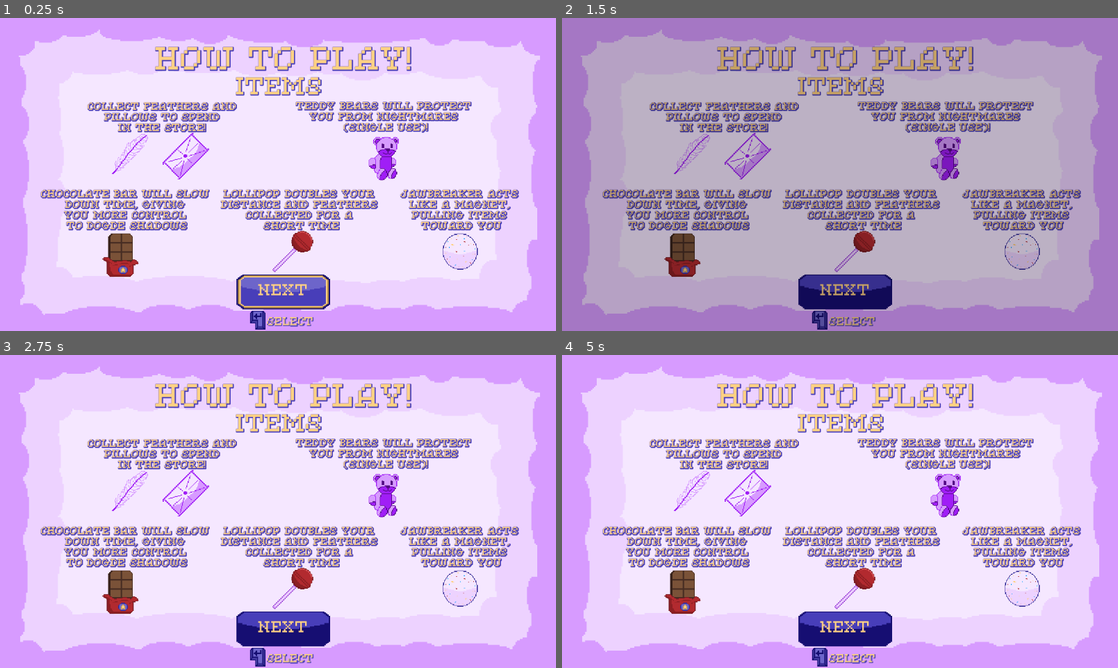
Above: before the commit, frames 1-4 (two rows, left to right).
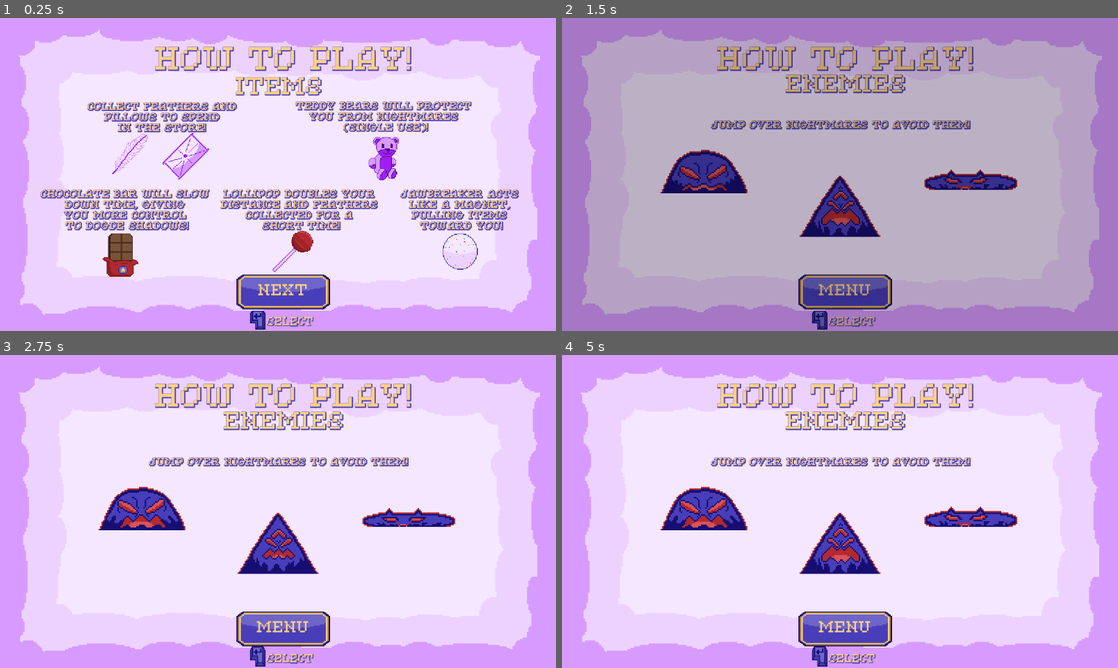
Above: after the commit, the same moments.

Repository: jacio-m/DreamRunner
Game: Godot game, scene res://HUD/Tutorial/tutorial2.tscn
Same seed, same stepped clock (60 frames per second), same inputs: the game is played once before the commit and once after it. This scene is started directly instead of the project's main scene. Sound files missing from this copy of the repository are replaced by a short silence.
Inputs:
- Up to frame 1 (0.25 s): no input
- Up to frame 2 (1.5 s): tap Enter (ui_accept) at 0.5, 0.77 s; hold Right (ui_right) from 0.53 s (still down)
- Up to frame 3 (2.75 s): tap Up (ui_up) at 1.52 s; release Right (ui_right) at 2.03 s; hold Left (ui_left) from 2.03 s (still down)
- Up to frame 4 (5 s): release Left (ui_left) at 2.78 s; hold Right (ui_right) 2.78-4.28 s; tap Up (ui_up) at 3.02, 3.77, 4.52 s; hold Left (ui_left) from 4.28 s (still down)

The runs differ from the first frame. In frame 1, 1.0% of the frame differs, in the area x 11-91%, y 64-68%; in frame 2, 18%; in frame 3, 18%; in frame 4, 18%, in the area x 7-94%, y 18-100%.

Commit message:
Demo 0.5V + Final Tweaks
Current 0.5V demo build. Made final visual tweaks to the shop and tutorial screens. Also added all item types to the generate_items().

Diff:
--- a/HUD/Tutorial/tutorial2.gd
+++ b/HUD/Tutorial/tutorial2.gd
@@ -3,6 +3,7 @@
 func _ready():
 	$BackButton.grab_focus()
 	$BackButton.pressed.connect(next)
+	$ConfirmLabel/EnterKey.play()
 
 func next():
 	MusicManager.play_SFX("res://Sounds/entersound.ogg")
--- a/HUD/Tutorial/tutorial2.tscn
+++ b/HUD/Tutorial/tutorial2.tscn
@@ -95,7 +95,7 @@
 text = "JAWBREAKER ACTS
 LIKE A MAGNET,
 PULLING ITEMS
-TOWARD YOU"
+TOWARD YOU!"
 horizontal_alignment = 1
 
 [node name="Text7" type="Label" parent="."]
@@ -115,7 +115,7 @@
 text = "LOLLIPOP DOUBLES YOUR
 DISTANCE AND FEATHERS
 COLLECTED FOR A
-SHORT TIME"
+SHORT TIME!"
 horizontal_alignment = 1
 
 [node name="Text6" type="Label" parent="."]
@@ -135,7 +135,7 @@
 text = "CHOCOLATE BAR WILL SLOW
 DOWN TIME, GIVING
 YOU MORE CONTROL
-TO DOGDE SHADOWS"
+TO DOGDE SHADOWS!"
 horizontal_alignment = 1
 
 [node name="Text4" type="Label" parent="."]
--- a/HUD/Tutorial/tutorial3.gd
+++ b/HUD/Tutorial/tutorial3.gd
@@ -4,6 +4,7 @@
 	$ShadowIdle.play()
 	$ShadowSpike.play()
 	$ShadowKitty.play()
+	$ConfirmLabel/EnterKey.play()
 	$BackButton.grab_focus()
 	$BackButton.pressed.connect(main_menu)
 
--- a/HUD/Tutorial/tutorial3.tscn
+++ b/HUD/Tutorial/tutorial3.tscn
@@ -9,6 +9,7 @@
 [ext_resource type="Texture2D" uid="uid://c83ieknepnjjf" path="res://HUD/Sprites/button_pressed.png" id="6_l6xut"]
 [ext_resource type="Texture2D" uid="uid://dr4fjb7r0dc2m" path="res://HUD/Sprites/button_idle.png" id="7_kj11r"]
 [ext_resource type="Texture2D" uid="uid://dawwcfftmwy6q" path="res://HUD/Sprites/enter_key1.png" id="8_bgn2j"]
+[ext_resource type="Texture2D" uid="uid://b421tfqxeu1nq" path="res://HUD/Sprites/enter_key2.png" id="9_mn821"]
 [ext_resource type="Texture2D" uid="uid://bilvcwxdwsnon" path="res://Enemies/Shadows Sprites/shadow_spike1.png" id="10_mn821"]
 [ext_resource type="Texture2D" uid="uid://h4giv54no387" path="res://Enemies/Shadows Sprites/shadow_spike2.png" id="11_obdt1"]
 [ext_resource type="Texture2D" uid="uid://dbcyv0jecjyix" path="res://Enemies/Shadows Sprites/kitty_shadow1.png" id="12_k8psr"]
@@ -132,13 +133,13 @@
 theme_override_colors/font_shadow_color = Color(0.282353, 0.243137, 0.72549, 1)
 theme_override_constants/shadow_outline_size = 6
 theme_override_fonts/font = ExtResource("2_eyycq")
-theme_override_font_sizes/font_size = 18
+theme_override_font_sizes/font_size = 20
 text = "JUMP OVER NIGHTMARES TO AVOID THEM!"
 horizontal_alignment = 1
 
 [node name="ShadowIdle" type="AnimatedSprite2D" parent="."]
 position = Vector2(297, 267)
-scale = Vector2(2, 2)
+scale = Vector2(3, 3)
 sprite_frames = SubResource("SpriteFrames_yglvg")
 animation = &"Shadow Idle"
 
@@ -184,12 +185,12 @@
 
 [node name="ShadowSpike" type="AnimatedSprite2D" parent="."]
 position = Vector2(576, 357)
-scale = Vector2(2, 2)
+scale = Vector2(3, 3)
 sprite_frames = SubResource("SpriteFrames_ca2df")
 animation = &"Shadow Spike Idle"
 
 [node name="ShadowKitty" type="AnimatedSprite2D" parent="."]
 position = Vector2(847, 260)
-scale = Vector2(2, 2)
+scale = Vector2(3, 3)
 sprite_frames = SubResource("SpriteFrames_cpgxc")
 animation = &"Shadow Kitty Idle"
--- a/HUD/shop.tscn
+++ b/HUD/shop.tscn
@@ -322,20 +322,43 @@
 sprite_frames = SubResource("SpriteFrames_qquwe")
 animation = &"Right Key"
 
+[node name="ColorRect2" type="ColorRect" parent="."]
+offset_top = 394.0
+offset_right = 323.0
+offset_bottom = 446.0
+color = Color(0.0862745, 0.054902, 0.447059, 1)
+
 [node name="ColorRect" type="ColorRect" parent="."]
-offset_left = 1.0
+offset_left = 3.0
 offset_top = 397.0
-offset_right = 318.0
+offset_right = 320.0
 offset_bottom = 443.0
 color = Color(0.188235, 0.152941, 0.584314, 1)
 
 [node name="Dialogue" type="Label" parent="."]
-offset_left = -49.0
+offset_left = -44.0
 offset_top = 410.0
-offset_right = 366.0
+offset_right = 371.0
 offset_bottom = 459.0
+theme_override_colors/font_color = Color(1, 0.819608, 0.513726, 1)
+theme_override_colors/font_shadow_color = Color(0.0862745, 0.054902, 0.447059, 1)
 theme_override_fonts/font = ExtResource("11_5qbqv")
 theme_override_font_sizes/font_size = 12
 text = "Start your next run with the teddy
 bear, might be life saver!"
 horizontal_alignment = 1
+
+[node name="WIP2" type="Label" parent="."]
+anchors_preset = 5
+anchor_left = 0.5
+anchor_right = 0.5
+offset_left = 303.0
+offset_top = 136.0
+offset_right = 683.0
+offset_bottom = 190.0
+grow_horizontal = 2
+theme_override_colors/font_color = Color(1, 0.819608, 0.513726, 1)
+theme_override_constants/shadow_outline_size = 6
+theme_override_fonts/font = ExtResource("11_5qbqv")
+theme_override_font_sizes/font_size = 35
+text = "(WIP)"
--- a/Levels/level.gd
+++ b/Levels/level.gd
@@ -121,8 +121,8 @@
 	FadeAnimation.fade_in()
 
 	#for testing new items
-	await get_tree().create_timer(5).timeout
-	spawn_test()
+	#await get_tree().create_timer(5).timeout
+	#spawn_test()
 
 func _process(delta):
 	if game_running:
@@ -195,7 +195,7 @@
 		elif item_prob < 98:
 			item_type = pillow_item
 		else:
-			item_type = [teddy_bear_item, lollipop_item][randi() % 2]
+			item_type = [teddy_bear_item, lollipop_item, chocolatebar_item, jawbreaker_item][randi() % 4]
 		var item = item_type.instantiate()
 		var item_x: int = $Camera2D.position.x + screen_size.x + randi_range(300, 2000)
 		var item_y: int = $Camera2D.position.y - randi_range(10, 30)
--- a/game_data.gd
+++ b/game_data.gd
@@ -1,6 +1,6 @@
 extends Node
 
-var feather_count : int = 500
+var feather_count : int = 0
 var music_volume: float = 1.0
 var sfx_volume: float = 1.0
 var teddy_bought: bool = false
Not shown, changed: Exports/index.html
Not shown, changed: Exports/index.pck
Not shown, changed: Exports/index.zip
